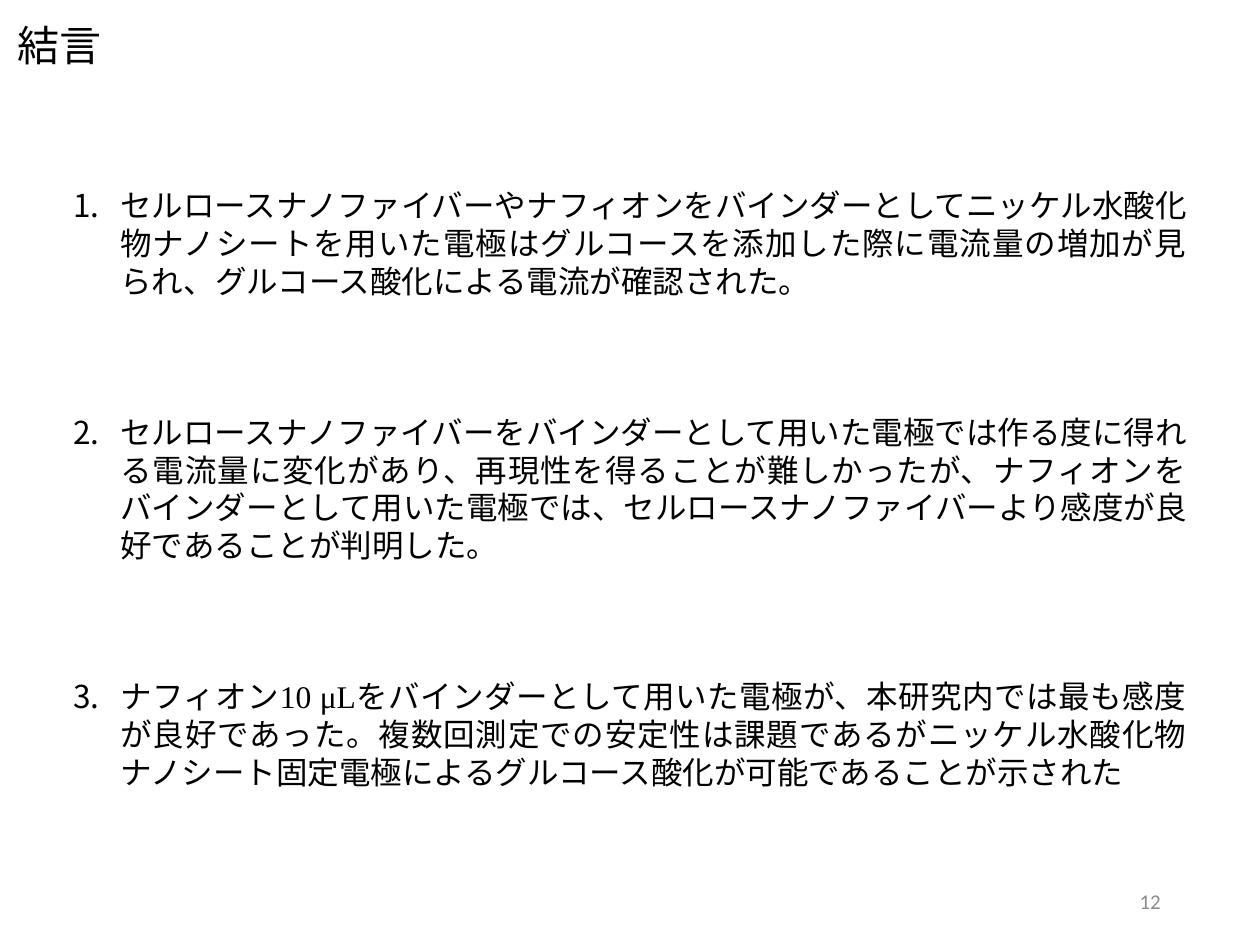
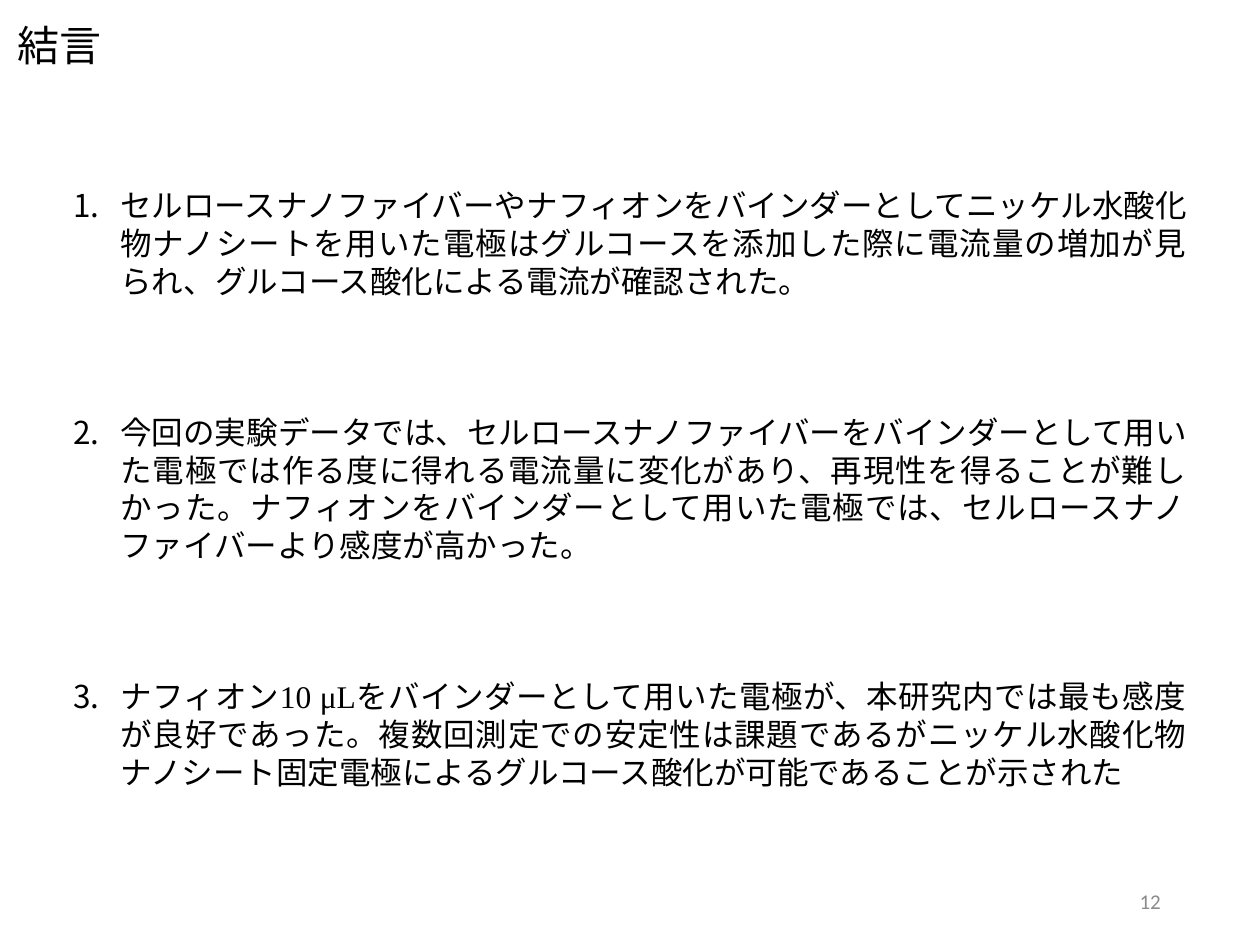
Before and after one commit to akidon0000/graduation-thesis, a slide deck: slide 12 of 発表スライド/230217_スライド01.pptx. Drawn at 1260x945 pixels with LibreOffice and Linux fonts; fonts in the diff are those of the drawing. Boxes give left, top, right and bottom in pixels: in the first picture for what was removed or moved away, otherwise in the second. Text is boxed around its words. In the diff, an @@ line names an element or a change of style, - is before the commit and + after.

```diff
--- a/発表スライド/230217_スライド01.pptx
+++ b/発表スライド/230217_スライド01.pptx
@@ text at bbox=[120, 417, 1186, 560]: text changed @@
-2. セルロースナノファイバーをバインダーとして用いた電極では作る度に得れる電流量に変化があり、再現性を得ることが難しかったが、ナフィオンをバインダーとして用いた電極では、セルロースナノファイバーより感度が良好であることが判明した。
+2. 今回の実験データでは、セルロースナノファイバーをバインダーとして用いた電極では作る度に得れる電流量に変化があり、再現性を得ることが難しかった。ナフィオンをバインダーとして用いた電極では、セルロースナノファイバーより感度が高かった。
```
Also in this commit, not shown: 2 other slides changed, 1 other file.
